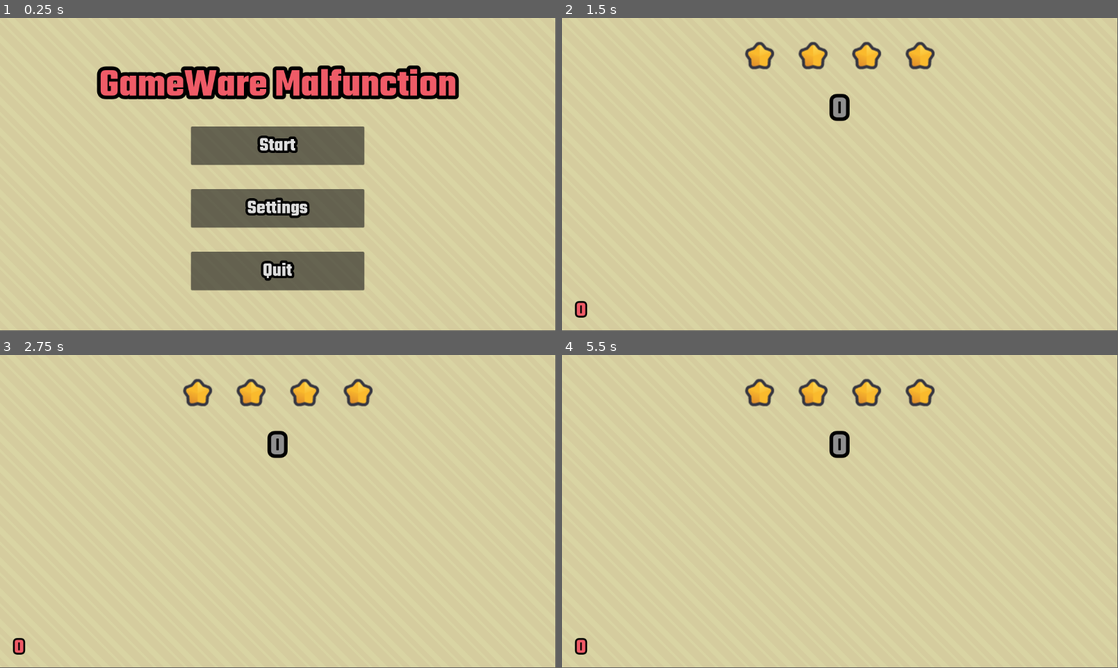
Above: before the commit, frames 1-4 (two rows, left to right).
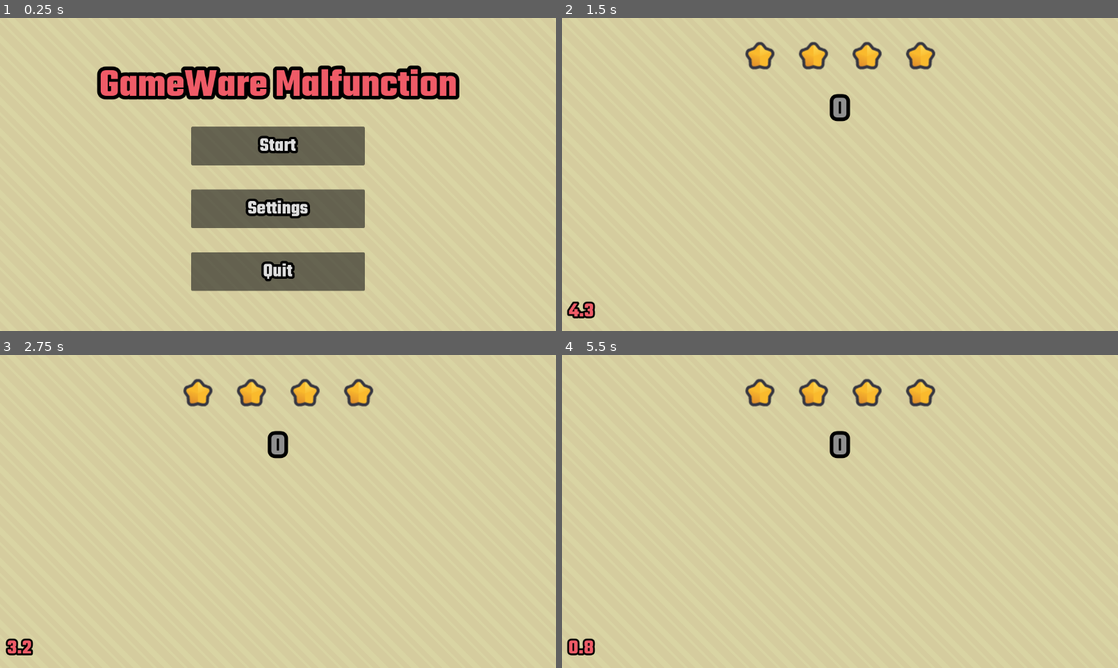
Above: after the commit, the same moments.

Repository: JustCoding8790/GameWare-Malfunction
Game: Godot game, scene res://scenes/title_screen.tscn
Two runs of this game, one before a commit and one after it. Both use one fixed random seed, a clock stepped at 60 frames per second and the inputs below.
Inputs (mouse positions are in pixels of both pictures, inside the frame that each line leads up to):
- Up to frame 1 (0.25 s): no input
- Up to frame 2 (1.5 s): click "Start" at 0.5 s; tap Enter (ui_accept) at 1.25, 1.35 s; move the mouse to (962, 158) at 1.27 s; hold Right (ui_right) from 1.28 s (still down); click (962, 158) at 1.42 s
- Up to frame 3 (2.75 s): keep holding Right (ui_right); tap Enter (ui_accept) at 1.52, 1.82, 2.27, 2.3, 2.57 s; move the mouse to (166, 527) at 2.02 s; tap Alt at 2.1 s
- Up to frame 4 (5.5 s): move the mouse to (895, 442) at 2.77 s; release Right (ui_right) at 2.78 s; hold Left (ui_left) 2.78-3.53 s; tap Shift at 2.85, 5.1 s; tap Enter (ui_accept) at 3.05, 3.5, 3.6, 3.77, 4.07, 4.52, 4.55, 4.82, 5.27, 5.3 s; move the mouse to (812, 574) at 3.52 s; hold Right (ui_right) 3.53-5.03 s; click (812, 574) at 3.67 s; move the mouse to (1006, 558) at 4.27 s; tap Alt at 4.35 s; move the mouse to (673, 464) at 5.02 s; hold Left (ui_left) from 5.03 s (still down)
The window is 799x449 before the commit and 800x450 after it. Grey fills any space a smaller window leaves; there, only what the larger window draws over its background counts as a difference.

The runs differ from the first frame. In frame 1, 2.4% of the frame differs, in the area x 17-83%, y 15-88%; in frame 2, 0.6%; in frame 3, 0.6%; in frame 4, 0.6%.

Commit message:
Simple 2D Platformer Microgame Part 1
It's unfinished, but I coded the basic mechanics of a 2d platformer. I also scripted the intermission timer between microgames. I'll have to shorten it to 2 seconds and make a catchy intermission jingle when I come back.
Also, the purple background used in the platformer is a placeholder, as this platformer is going to be a space-themed platformer.

Diff:
--- a/project.godot
+++ b/project.godot
@@ -15,9 +15,21 @@
 config/features=PackedStringArray("4.3", "GL Compatibility")
 config/icon="res://icon.svg"
 
+[autoload]
+
+Global="*res://scripts/Global.gd"
+
+[display]
+
+window/stretch/mode="viewport"
+
 [editor_plugins]
 
 enabled=PackedStringArray("res://addons/godot_super-wakatime/plugin.cfg")
+
+[physics]
+
+2d/default_gravity=1800.0
 
 [rendering]
 
--- a/scenes/level_scene.tscn
+++ b/scenes/level_scene.tscn
@@ -1,10 +1,12 @@
-[gd_scene load_steps=4 format=3 uid="uid://b2k044dc5dkem"]
+[gd_scene load_steps=5 format=3 uid="uid://b2k044dc5dkem"]
 
 [ext_resource type="Texture2D" uid="uid://dwvl36ta1ni28" path="res://assets/backgrounds/Yellow.png" id="1_4jnv2"]
+[ext_resource type="Script" path="res://scripts/timer_screen.gd" id="1_ntnhe"]
 [ext_resource type="FontFile" uid="uid://p04h4iqhiyov" path="res://assets/fonts/Square-Black.ttf" id="2_jvnc8"]
 [ext_resource type="Texture2D" uid="uid://brwj55kyvs4n2" path="res://assets/lives/star.png" id="3_knfmj"]
 
 [node name="Node2D" type="Node2D"]
+script = ExtResource("1_ntnhe")
 
 [node name="CanvasLayer" type="CanvasLayer" parent="."]
 
@@ -45,7 +47,7 @@
 theme_override_constants/outline_size = 15
 theme_override_fonts/font = ExtResource("2_jvnc8")
 theme_override_font_sizes/font_size = 42
-text = "0"
+text = "0.0"
 horizontal_alignment = 1
 vertical_alignment = 1
 
--- /dev/null
+++ b/scenes/minigame_1.tscn
@@ -0,0 +1,109 @@
+[gd_scene load_steps=5 format=3 uid="uid://ewifc18s0df1"]
+
+[ext_resource type="Texture2D" uid="uid://tkbnvn8iuc8o" path="res://assets/backgrounds/Purple.png" id="1_nvblv"]
+[ext_resource type="PackedScene" uid="uid://ddg874el3363o" path="res://scenes/player.tscn" id="2_pqi2y"]
+
+[sub_resource type="RectangleShape2D" id="RectangleShape2D_eeje6"]
+size = Vector2(1152, 38)
+
+[sub_resource type="RectangleShape2D" id="RectangleShape2D_5l6p2"]
+size = Vector2(198.75, 40.5)
+
+[node name="Platformer" type="Node2D"]
+
+[node name="Ground" type="StaticBody2D" parent="."]
+z_index = 10
+position = Vector2(1, 609)
+
+[node name="ColorRect" type="ColorRect" parent="Ground"]
+offset_right = 1152.0
+offset_bottom = 40.0
+color = Color(0.357417, 0.672158, 0.211183, 1)
+metadata/_edit_use_anchors_ = true
+
+[node name="CollisionShape2D" type="CollisionShape2D" parent="Ground"]
+position = Vector2(574, 19)
+shape = SubResource("RectangleShape2D_eeje6")
+
+[node name="Platform" type="StaticBody2D" parent="."]
+z_index = 10
+position = Vector2(200, 489)
+
+[node name="ColorRect" type="ColorRect" parent="Platform"]
+offset_right = 200.0
+offset_bottom = 40.0
+color = Color(0.357417, 0.672158, 0.211183, 1)
+metadata/_edit_use_anchors_ = true
+
+[node name="CollisionShape2D" type="CollisionShape2D" parent="Platform"]
+position = Vector2(100, 20)
+shape = SubResource("RectangleShape2D_5l6p2")
+
+[node name="Platform2" type="StaticBody2D" parent="."]
+z_index = 10
+position = Vector2(500, 399)
+
+[node name="ColorRect" type="ColorRect" parent="Platform2"]
+offset_right = 200.0
+offset_bottom = 40.0
+color = Color(0.357417, 0.672158, 0.211183, 1)
+metadata/_edit_use_anchors_ = true
+
+[node name="CollisionShape2D" type="CollisionShape2D" parent="Platform2"]
+position = Vector2(100, 20)
+shape = SubResource("RectangleShape2D_5l6p2")
+
+[node name="Platform3" type="StaticBody2D" parent="."]
+z_index = 10
+position = Vector2(800, 309)
+
+[node name="ColorRect" type="ColorRect" parent="Platform3"]
+offset_right = 200.0
+offset_bottom = 40.0
+color = Color(0.357417, 0.672158, 0.211183, 1)
+metadata/_edit_use_anchors_ = true
+
+[node name="CollisionShape2D" type="CollisionShape2D" parent="Platform3"]
+position = Vector2(100, 20)
+shape = SubResource("RectangleShape2D_5l6p2")
+
+[node name="Platform4" type="StaticBody2D" parent="."]
+z_index = 10
+position = Vector2(400, 219)
+
+[node name="ColorRect" type="ColorRect" parent="Platform4"]
+offset_right = 200.0
+offset_bottom = 40.0
+color = Color(0.357417, 0.672158, 0.211183, 1)
+metadata/_edit_use_anchors_ = true
+
+[node name="CollisionShape2D" type="CollisionShape2D" parent="Platform4"]
+position = Vector2(100, 20)
+shape = SubResource("RectangleShape2D_5l6p2")
+
+[node name="Platform5" type="StaticBody2D" parent="."]
+z_index = 10
+position = Vector2(50, 129)
+
+[node name="ColorRect" type="ColorRect" parent="Platform5"]
+offset_right = 200.0
+offset_bottom = 40.0
+color = Color(0.357417, 0.672158, 0.211183, 1)
+metadata/_edit_use_anchors_ = true
+
+[node name="CollisionShape2D" type="CollisionShape2D" parent="Platform5"]
+position = Vector2(100, 20)
+shape = SubResource("RectangleShape2D_5l6p2")
+
+[node name="ScrollingBackground" type="Parallax2D" parent="."]
+z_index = 5
+repeat_times = 1000
+
+[node name="Background" type="TextureRect" parent="ScrollingBackground"]
+offset_right = 1152.0
+offset_bottom = 649.0
+texture = ExtResource("1_nvblv")
+stretch_mode = 1
+
+[node name="Player" parent="ScrollingBackground" instance=ExtResource("2_pqi2y")]
+position = Vector2(86, 545)
--- /dev/null
+++ b/scenes/player.tscn
@@ -0,0 +1,51 @@
+[gd_scene load_steps=8 format=3 uid="uid://ddg874el3363o"]
+
+[ext_resource type="Script" path="res://scripts/player.gd" id="1_0blrd"]
+[ext_resource type="Texture2D" uid="uid://bektem7i04na7" path="res://assets/minigames/platformer1/character_green_idle.png" id="2_bmssw"]
+[ext_resource type="Texture2D" uid="uid://dffcssuygpsga" path="res://assets/minigames/platformer1/character_green_jump.png" id="3_b1fn3"]
+[ext_resource type="Texture2D" uid="uid://bip2jqdne2i87" path="res://assets/minigames/platformer1/character_green_walk_a.png" id="4_wp8n5"]
+[ext_resource type="Texture2D" uid="uid://ben6b0b3gpw23" path="res://assets/minigames/platformer1/character_green_walk_b.png" id="5_xiguu"]
+
+[sub_resource type="SpriteFrames" id="SpriteFrames_0qbty"]
+animations = [{
+"frames": [{
+"duration": 1.0,
+"texture": ExtResource("2_bmssw")
+}],
+"loop": true,
+"name": &"idle",
+"speed": 6.0
+}, {
+"frames": [{
+"duration": 1.0,
+"texture": ExtResource("3_b1fn3")
+}],
+"loop": true,
+"name": &"jump",
+"speed": 6.0
+}, {
+"frames": [{
+"duration": 1.0,
+"texture": ExtResource("4_wp8n5")
+}, {
+"duration": 1.0,
+"texture": ExtResource("5_xiguu")
+}],
+"loop": true,
+"name": &"walk",
+"speed": 6.0
+}]
+
+[sub_resource type="RectangleShape2D" id="RectangleShape2D_364q1"]
+size = Vector2(79, 95)
+
+[node name="Player" type="CharacterBody2D"]
+script = ExtResource("1_0blrd")
+
+[node name="AnimatedSprite2D" type="AnimatedSprite2D" parent="."]
+sprite_frames = SubResource("SpriteFrames_0qbty")
+animation = &"idle"
+
+[node name="CollisionShape2D" type="CollisionShape2D" parent="."]
+position = Vector2(0.5, 16.5)
+shape = SubResource("RectangleShape2D_364q1")
--- /dev/null
+++ b/scenes/themed_timer.tscn
@@ -0,0 +1,14 @@
+[gd_scene load_steps=2 format=3 uid="uid://dtyhba1wk4r0h"]
+
+[ext_resource type="FontFile" uid="uid://p04h4iqhiyov" path="res://assets/fonts/Square-Black.ttf" id="2_tidt0"]
+
+[node name="ThemedTimer" type="Label"]
+offset_right = 80.0
+offset_bottom = 80.0
+theme_override_colors/font_color = Color(0.937255, 0.356863, 0.403922, 1)
+theme_override_constants/outline_size = 15
+theme_override_fonts/font = ExtResource("2_tidt0")
+theme_override_font_sizes/font_size = 42
+text = "0.0"
+horizontal_alignment = 1
+vertical_alignment = 1
--- a/global.gd
+++ b/scripts/Global.gd
@@ -9,5 +9,5 @@
 
 
 # Called every frame. 'delta' is the elapsed time since the previous frame.
-func _process(delta: float) -> void:
+func _process(_delta: float) -> void:
 	pass
--- /dev/null
+++ b/scripts/player.gd
@@ -0,0 +1,39 @@
+extends CharacterBody2D
+
+
+const SPEED = 300.0
+const JUMP_VELOCITY = -700.0
+@onready var animated_sprite_2d: AnimatedSprite2D = $AnimatedSprite2D
+
+func _physics_process(delta: float) -> void:
+	# Animation handling
+	if velocity.x > 1 or velocity.x < -1:
+		animated_sprite_2d.animation = "walk"
+	else:
+		animated_sprite_2d.animation = "idle"
+
+	# Add the gravity.
+	if not is_on_floor():
+		velocity += get_gravity() * delta
+		animated_sprite_2d.animation = "jump"
+	else:
+		animated_sprite_2d.animation = "idle"
+
+	# Handle jump.
+	if Input.is_action_just_pressed("ui_accept") and is_on_floor():
+		velocity.y = JUMP_VELOCITY
+
+	# Get the input direction and handle the movement/deceleration.
+	# As good practice, you should replace UI actions with custom gameplay actions.
+	var direction := Input.get_axis("ui_left", "ui_right")
+	if direction:
+		velocity.x = direction * SPEED
+	else:
+		velocity.x = move_toward(velocity.x, 0, SPEED)
+
+	if direction == 1.0:
+		animated_sprite_2d.flip_h = false
+	elif direction == -1.0:
+		animated_sprite_2d.flip_h = true
+
+	move_and_slide()
--- /dev/null
+++ b/scripts/themed_timer.gd
@@ -0,0 +1,29 @@
+extends Node2D
+@onready var timer: Label = $Timer
+
+var time : float
+
+# Called when the node enters the scene tree for the first time.
+func _ready() -> void:
+	pass
+
+# Called every frame. 'delta' is the elapsed time since the previous frame.
+func _process(delta: float) -> void:
+	timer.text = str(snapped(time, 0.1))
+
+func Timer(start_time: float):
+	time = start_time
+
+	while time > 0.0:
+		await wait(0.1)
+		time = time - 0.1
+		if (time > 6.0 and start_time == 8.0) or (time > 8.0 and start_time == 16.0):
+			timer.add_theme_color_override("font_color", Color("#52a96b"))
+		elif time > 4.0:
+			timer.add_theme_color_override("font_color", Color("#e1b100"))
+		else:
+			timer.add_theme_color_override("font_color", Color("#ef5b67"))
+	return
+
+func wait(seconds: float) -> void:
+	await get_tree().create_timer(seconds).timeout
--- /dev/null
+++ b/scripts/timer_screen.gd
@@ -0,0 +1,48 @@
+extends Node2D
+@onready var garlic_container: HBoxContainer = $CanvasLayer/GarlicContainer
+@onready var garlic: TextureRect = $CanvasLayer/GarlicContainer/Garlic
+@onready var garlic_2: TextureRect = $CanvasLayer/GarlicContainer/Garlic2
+@onready var garlic_3: TextureRect = $CanvasLayer/GarlicContainer/Garlic3
+@onready var garlic_4: TextureRect = $CanvasLayer/GarlicContainer/Garlic4
+@onready var level: Label = $CanvasLayer/Level
+@onready var timer: Label = $CanvasLayer/Timer
+
+var time
+
+# Called when the node enters the scene tree for the first time.
+func _ready() -> void:
+	await timer_process(5.0)
+	if Global.minigames_done < 3:
+		Global.minigames_done += 1
+		get_tree().change_scene_to_file("res://scenes/minigame_" + str(Global.minigames_done) + ".tscn")
+	else:
+		get_tree().change_scene_to_file("res://scenes/title_screen.tscn")
+
+# Called every frame. 'delta' is the elapsed time since the previous frame.
+func _process(_delta: float) -> void:
+	match Global.lives:
+		3:
+			garlic_4.hide()
+		2:
+			garlic_4.hide()
+			garlic_3.hide()
+		1:
+			garlic_4.hide()
+			garlic_3.hide()
+			garlic_2.hide()
+		0:
+			garlic_container.hide()
+	timer.text = str(time)
+	level.text = str(Global.minigames_done)
+
+func timer_process(start_time: float) -> void:
+	time = start_time
+
+	while time > 0.0:
+		await wait(0.1)
+		time -= 0.1
+
+	return
+
+func wait(seconds: float) -> void:
+	await get_tree().create_timer(seconds).timeout
--- a/scripts/title_screen.gd
+++ b/scripts/title_screen.gd
@@ -5,7 +5,7 @@
 	pass # Replace with function body.
 
 # Called every frame. 'delta' is the elapsed time since the previous frame.
-func _process(delta: float) -> void:
+func _process(_delta: float) -> void:
 	pass
 
 func _on_start_pressed() -> void:
Binary file added: assets/minigames/platformer1/character_green_idle.png
Not shown, added: assets/minigames/platformer1/character_green_idle.png.import
Binary file added: assets/minigames/platformer1/character_green_jump.png
Not shown, added: assets/minigames/platformer1/character_green_jump.png.import
Binary file added: assets/minigames/platformer1/character_green_walk_a.png
Not shown, added: assets/minigames/platformer1/character_green_walk_a.png.import
Binary file added: assets/minigames/platformer1/character_green_walk_b.png
Not shown, added: assets/minigames/platformer1/character_green_walk_b.png.import
